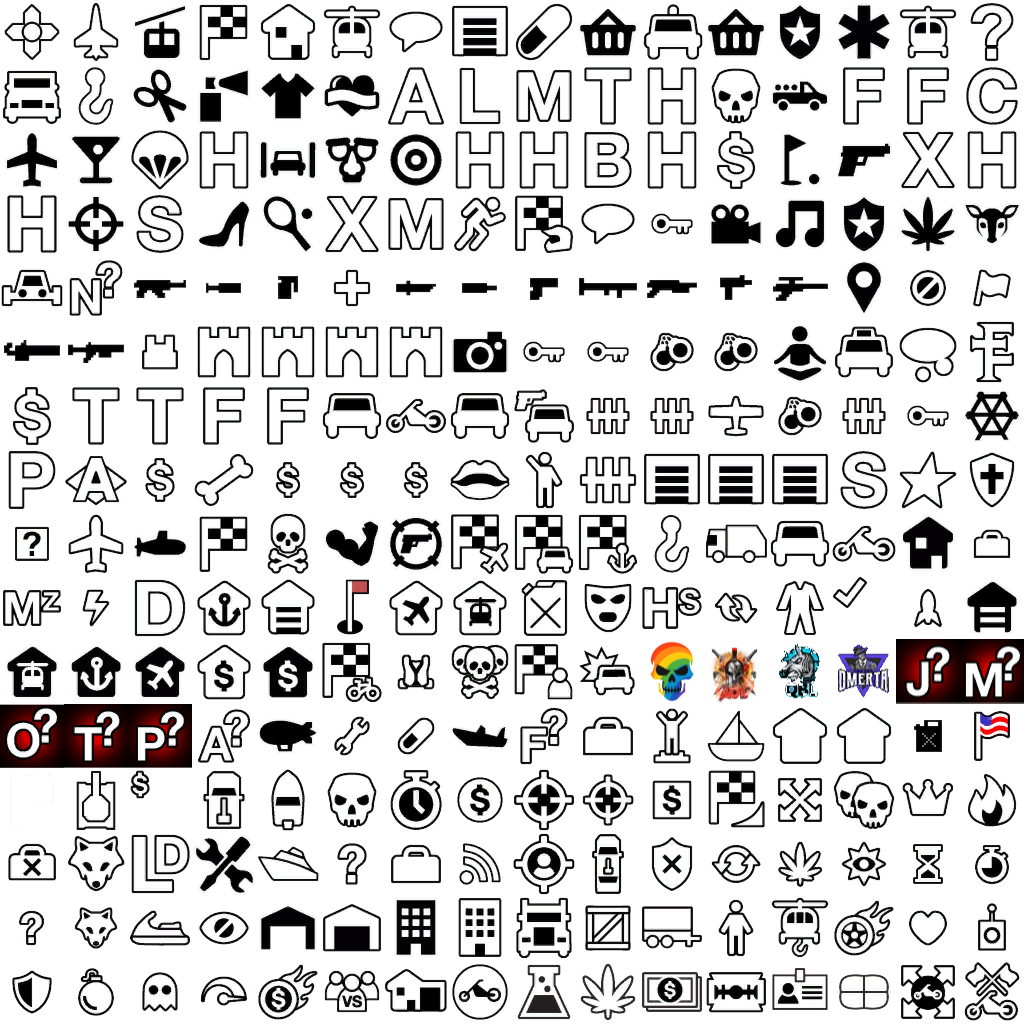
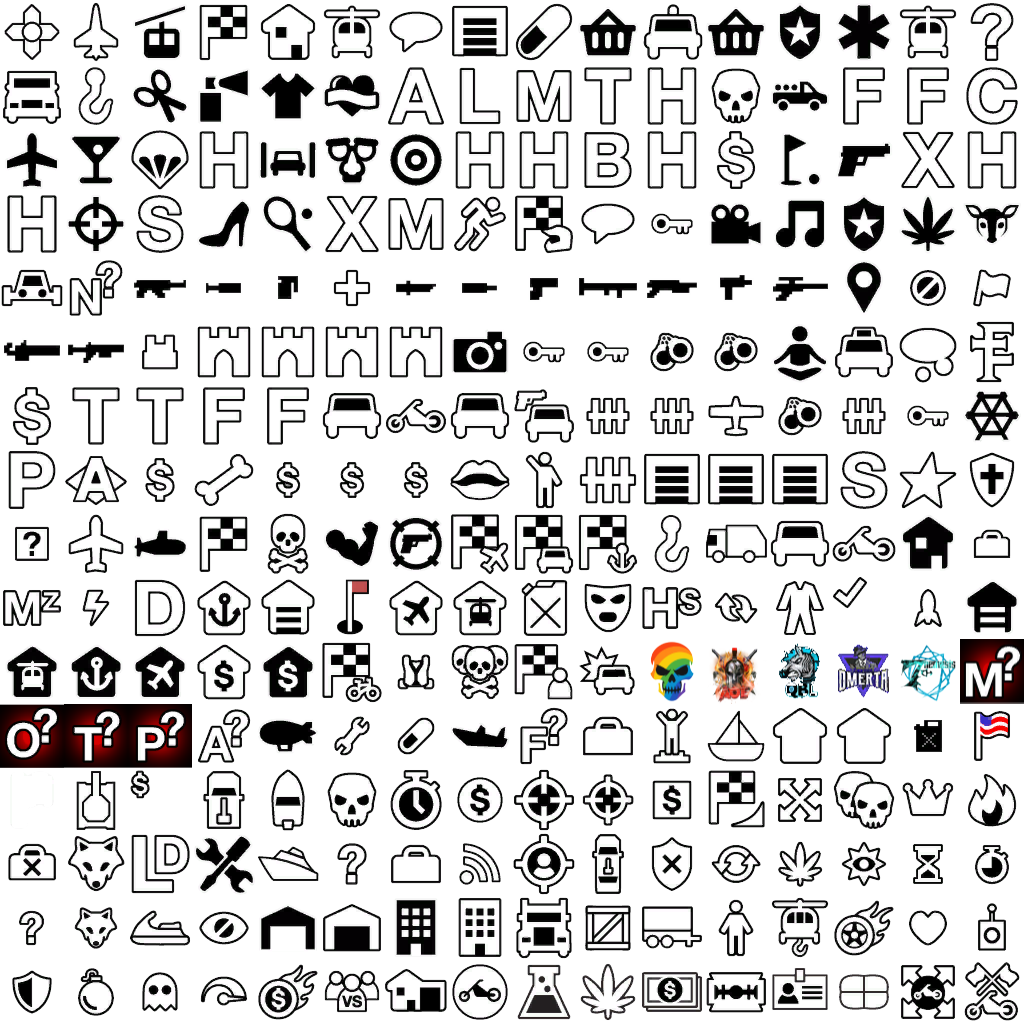
Two versions of the same layered image (1024x1024). Layer-by-layer changes:
painted on "385" over (896, 639, 960, 704)